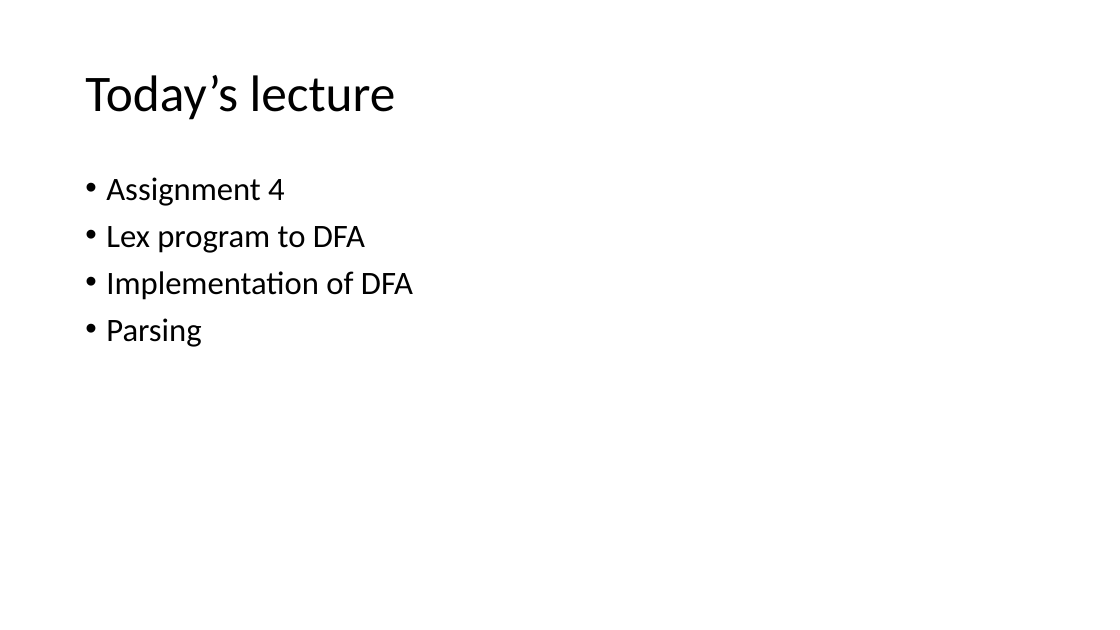
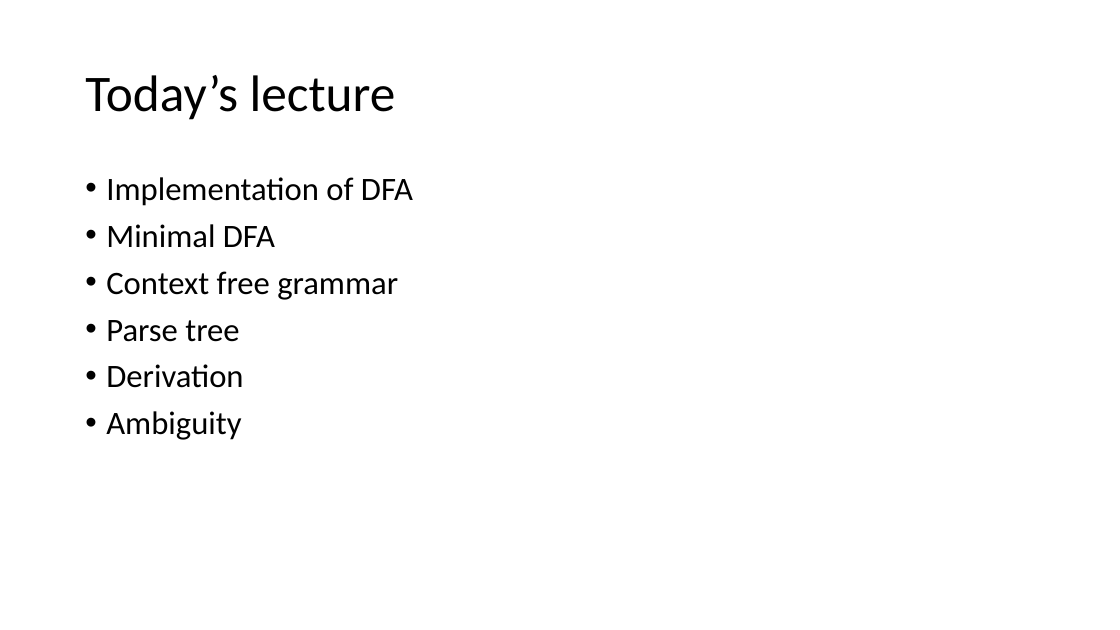
Before and after one commit to piyus/piyus.github.io, a slide deck: slide 2 of CMP/slides/Lecture-18.pptx. Drawn at 1120x630 pixels with LibreOffice and Linux fonts; fonts in the diff are those of the drawing. Boxes give left, top, right and bottom in pixels: in the first picture for what was removed or moved away, otherwise in the second. Text is boxed around its words. In the diff, an @@ line names an element or a change of style, - is before the commit and + after.

```diff
--- a/CMP/slides/Lecture-18.pptx
+++ b/CMP/slides/Lecture-18.pptx
@@ text at <box>106,177,365,253</box>: paragraphs removed @@
-• Assignment 4
-• Lex program to DFA
@@ text at <box>106,224,398,440</box>: text changed @@
-• Parsing
+• Minimal DFA
+• Context free grammar
+• Parse tree
+• Derivation
+• Ambiguity
```
Also in this commit, not shown: 8 other slides changed, 60 slides added, 15 slides removed, 27 other files.
